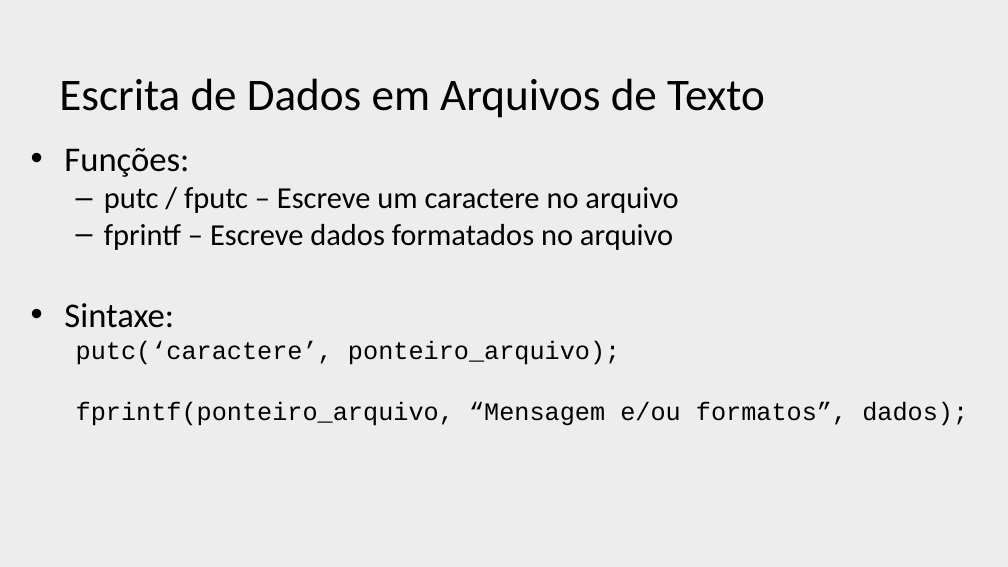
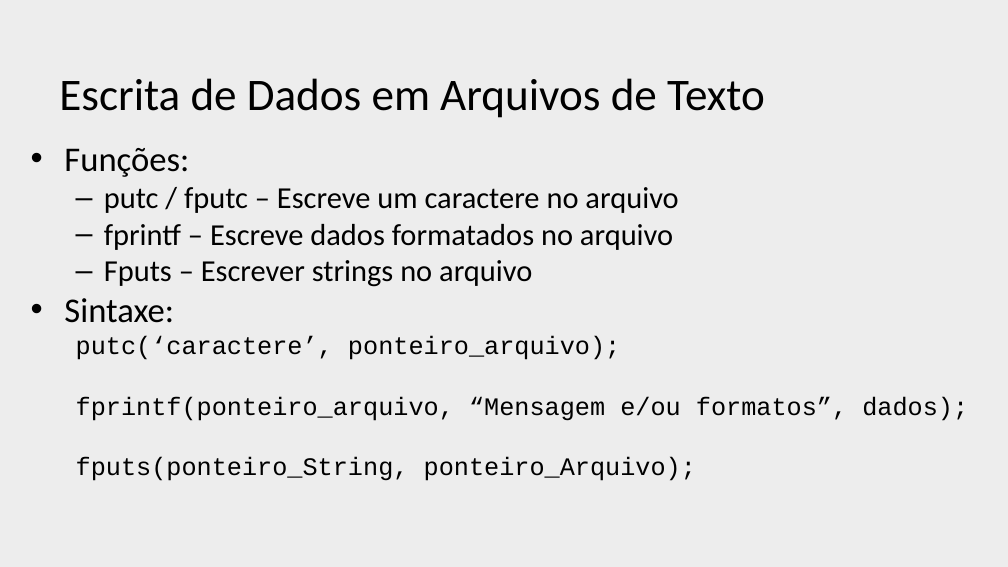
Before and after one commit to profJulioMomente/EstruturasDados_EngComp, a slide deck: slide 11 of Arquivos/2017.08.14-Arquivos.pptx. Drawn at 1008x567 pixels with LibreOffice and Linux fonts; fonts in the diff are those of the drawing; background and template pictures are left out. Boxes give left, top, right and bottom in pixels: in the first picture for what was removed or moved away, otherwise in the second. Text is boxed around its words. In the diff, an @@ line names an element or a change of style, - is before the commit and + after.

Commit message:
Arquivos

```diff
--- a/Arquivos/2017.08.14-Arquivos.pptx
+++ b/Arquivos/2017.08.14-Arquivos.pptx
@@ text at (104,260,532,287): paragraph added @@
+  – Fputs – Escrever strings no arquivo
@@ text at (76,457,696,481): paragraph added @@
+  fputs(ponteiro_String, ponteiro_Arquivo);
```
Also in this commit, not shown: 1 other slide changed, 1 slide added, 7 other files.
